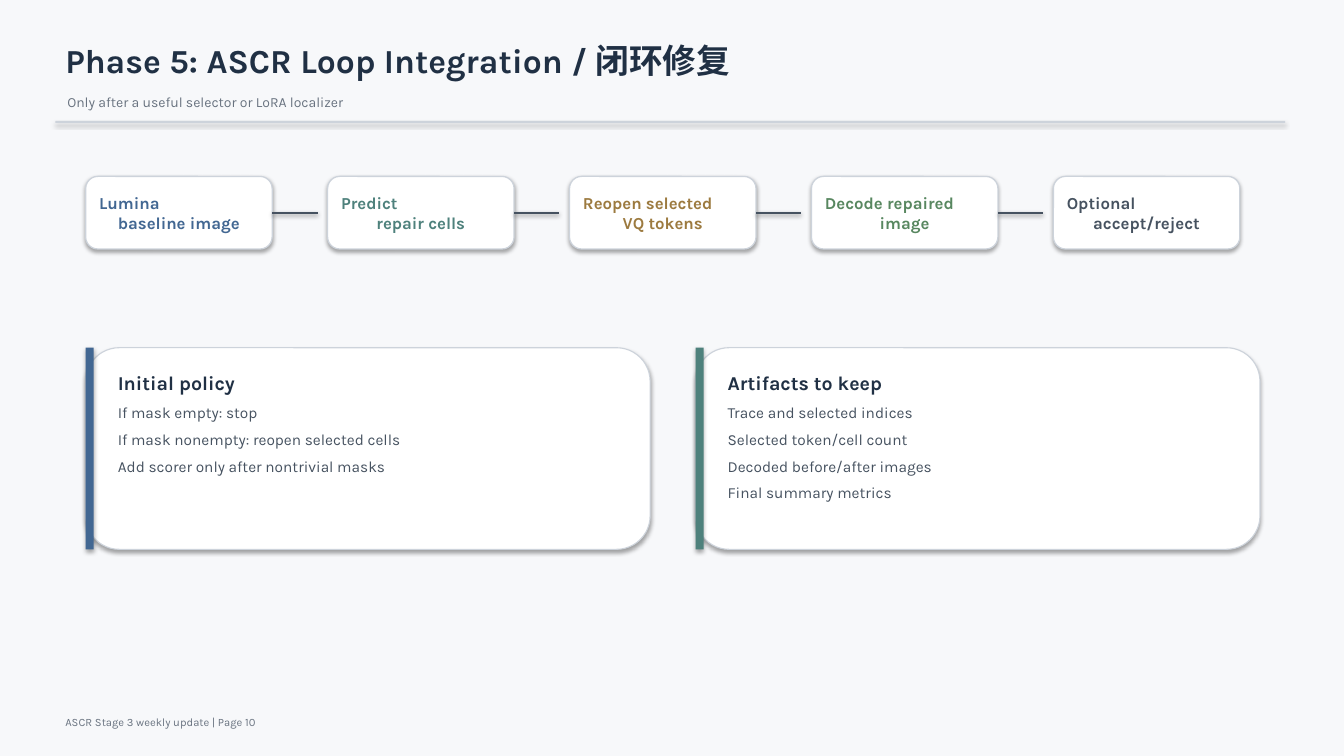
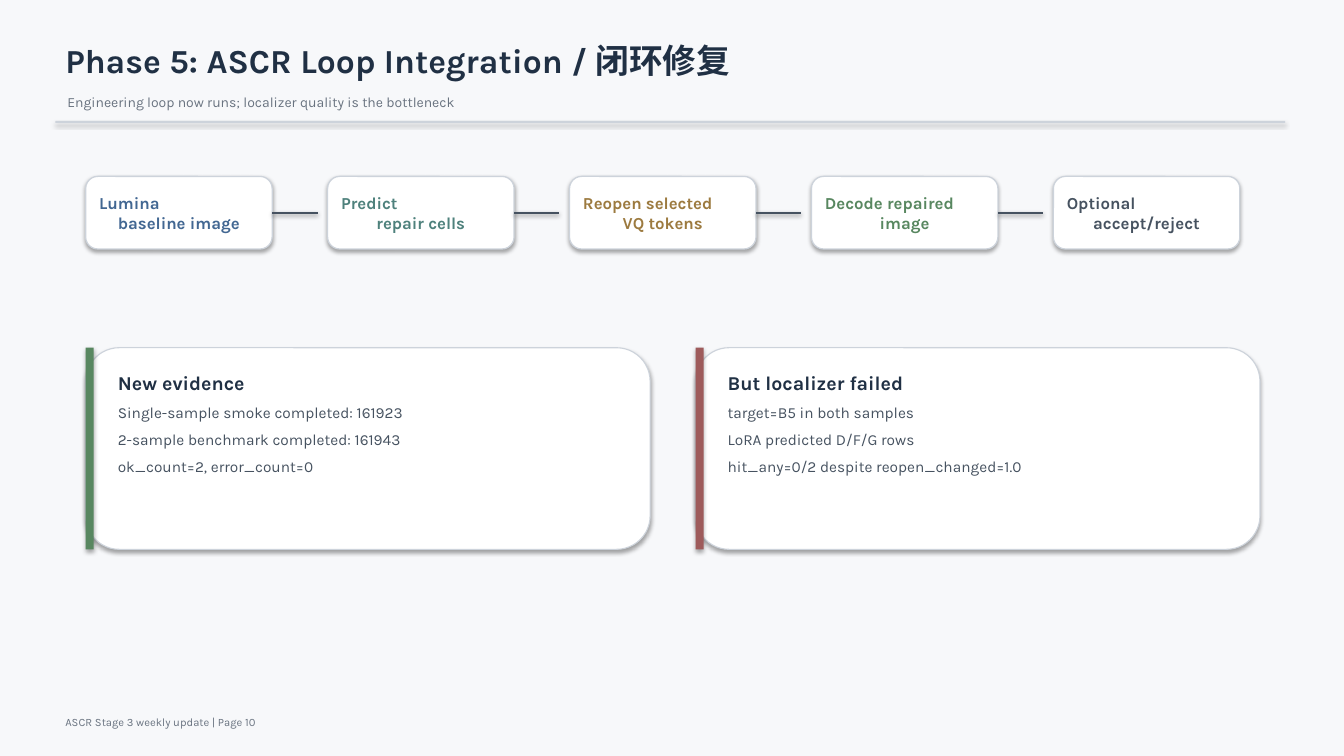
Before and after one commit to hmss2002/ASCR, a slide deck: slide 10 of docs/presentations/ascr_stage3_weekly_report.pptx. Drawn at 1344x756 pixels with LibreOffice and Linux fonts; fonts in the diff are those of the drawing. Boxes give left, top, right and bottom in pixels: in the first picture for what was removed or moved away, otherwise in the second. Text is boxed around its words. In the diff, an @@ line names an element or a change of style, - is before the commit and + after.

```diff
--- a/docs/presentations/ascr_stage3_weekly_report.pptx
+++ b/docs/presentations/ascr_stage3_weekly_report.pptx
@@ text at box(67, 97, 454, 111): text changed @@
-Only after a useful selector or LoRA localizer
+Engineering loop now runs; localizer quality is the bottleneck
@@ rectangle at box(86, 348, 94, 549): fill #426792 to #588760 @@
@@ rectangle at box(696, 348, 704, 549): fill #4E817C to #9E5B5B @@
@@ text at box(118, 376, 403, 474): text changed @@
-Initial policy
-If mask empty: stop
-If mask nonempty: reopen selected cells
-Add scorer only after nontrivial masks
+New evidence
+Single-sample smoke completed: 161923
+2-sample benchmark completed: 161943
+ok_count=2, error_count=0
@@ text at box(728, 376, 1021, 476): text changed @@
-Artifacts to keep
-Trace and selected indices
-Selected token/cell count
-Decoded before/after images
-Final summary metrics
+But localizer failed
+target=B5 in both samples
+LoRA predicted D/F/G rows
+hit_any=0/2 despite reopen_changed=1.0
```
Also in this commit, not shown: 2 other slides changed, 3 slides added, 2 slides removed, 1 other file.
